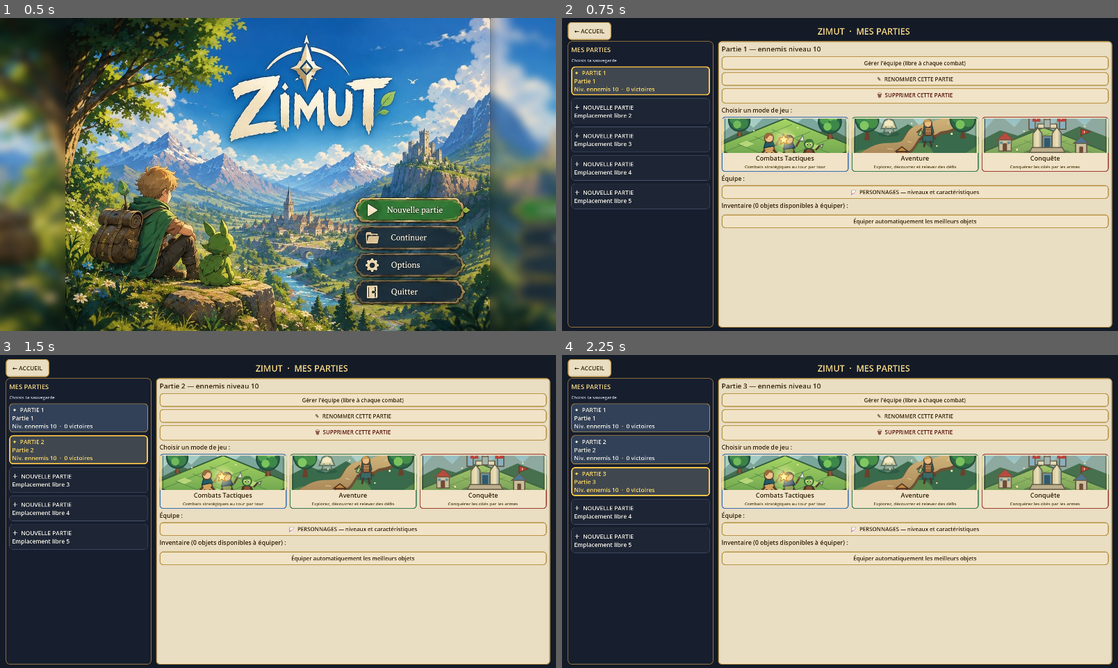
Above: before the commit, frames 1-4 (two rows, left to right).
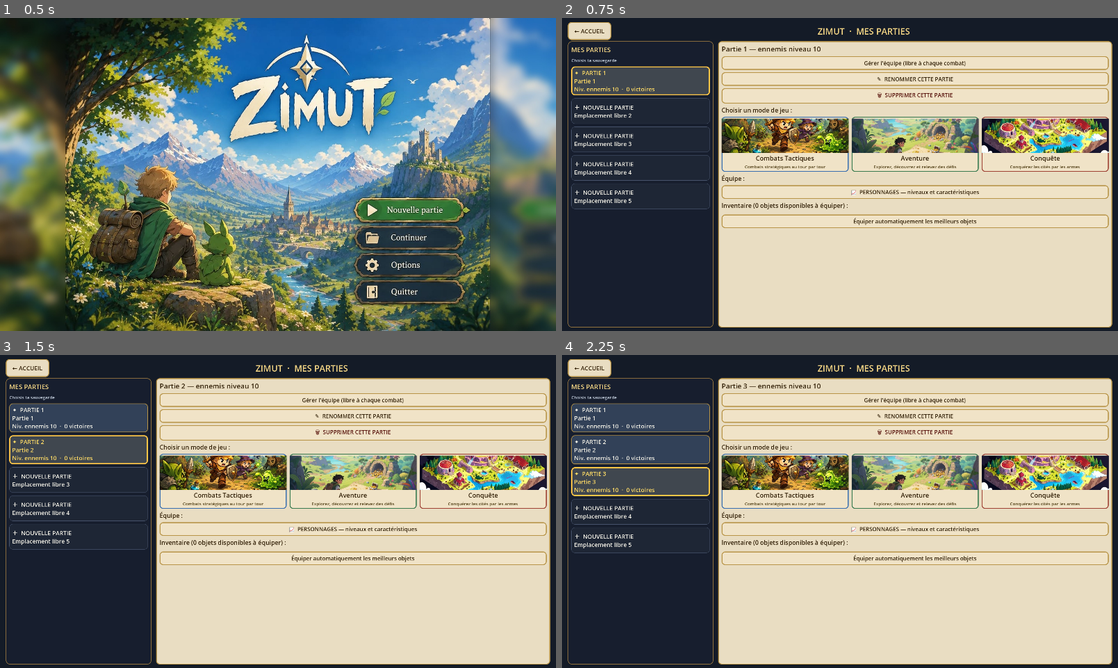
Above: after the commit, the same moments.

Repository: CharlieG42/Zimut
Game: Godot game, scene res://scenes/MainMenu.tscn
The game is run twice, just before and just after one commit, with the same random seed, the same clock (stepped at 60 frames per second) and the same inputs.
Inputs (mouse positions are in pixels of both pictures, inside the frame that each line leads up to):
- Up to frame 1 (0.5 s): no input
- Up to frame 2 (0.75 s): click (973, 208) at 0.5 s
- Up to frame 3 (1.5 s): click "＋ NOUVELLE PARTIE Emplacement…" at 1.25 s
- Up to frame 4 (2.25 s): click "＋ NOUVELLE PARTIE Emplacement…" at 2 s

Frame 1 is identical in both runs. In frame 2, 7.4% of the frame differs, in the area x 28-99%, y 32-44%; in frame 3, 7.4%; in frame 4, 7.4%.

Commit message:
Use the PNG mode illustrations on the save slots mode cards
The save selection window's game mode cards (Combats Tactiques,
Aventure, Conquête) now load the PNG artwork converted from the
provided JPGs (assets/ui/modes/mode_*.png) instead of the placeholder
SVGs.

Co-authored-by: CharlieG42 <CharlieG42@users.noreply.github.com>

Diff:
--- a/prototype/zimut/scripts/SaveSlotsUI.gd
+++ b/prototype/zimut/scripts/SaveSlotsUI.gd
@@ -368,7 +368,7 @@
 	modes_row.add_theme_constant_override("separation", 10)
 	_detail_box.add_child(modes_row)
 	modes_row.add_child(_mode_button("Combats Tactiques",
-		"Combats stratégiques au tour par tour", "res://assets/ui/modes/mode_tactique.svg",
+		"Combats stratégiques au tour par tour", "res://assets/ui/modes/mode_tactique.png",
 		Color(0.22, 0.43, 0.69), true, func() -> void:
 			_current.erase("campaign_mode")
 			ProgressionManager.write_save(slot, _current)
@@ -378,11 +378,11 @@
 			battle_requested.emit(slot)
 			get_tree().change_scene_to_file("res://scenes/TeamSelection.tscn")))
 	modes_row.add_child(_mode_button("Aventure",
-		"Explorez, découvrez et relevez des défis", "res://assets/ui/modes/mode_aventure.svg",
+		"Explorez, découvrez et relevez des défis", "res://assets/ui/modes/mode_aventure.png",
 		Color(0.22, 0.48, 0.31), true, func() -> void:
 			_launch_campaign_mode("adventure", "res://scenes/AdventureMap.tscn", slot)))
 	modes_row.add_child(_mode_button("Conquête",
-		"Conquérez les cités par les armes", "res://assets/ui/modes/mode_conquete.svg",
+		"Conquérez les cités par les armes", "res://assets/ui/modes/mode_conquete.png",
 		Color(0.62, 0.25, 0.20), true, func() -> void:
 			_launch_campaign_mode("conquest", "res://scenes/ConquestMap.tscn", slot)))
 
